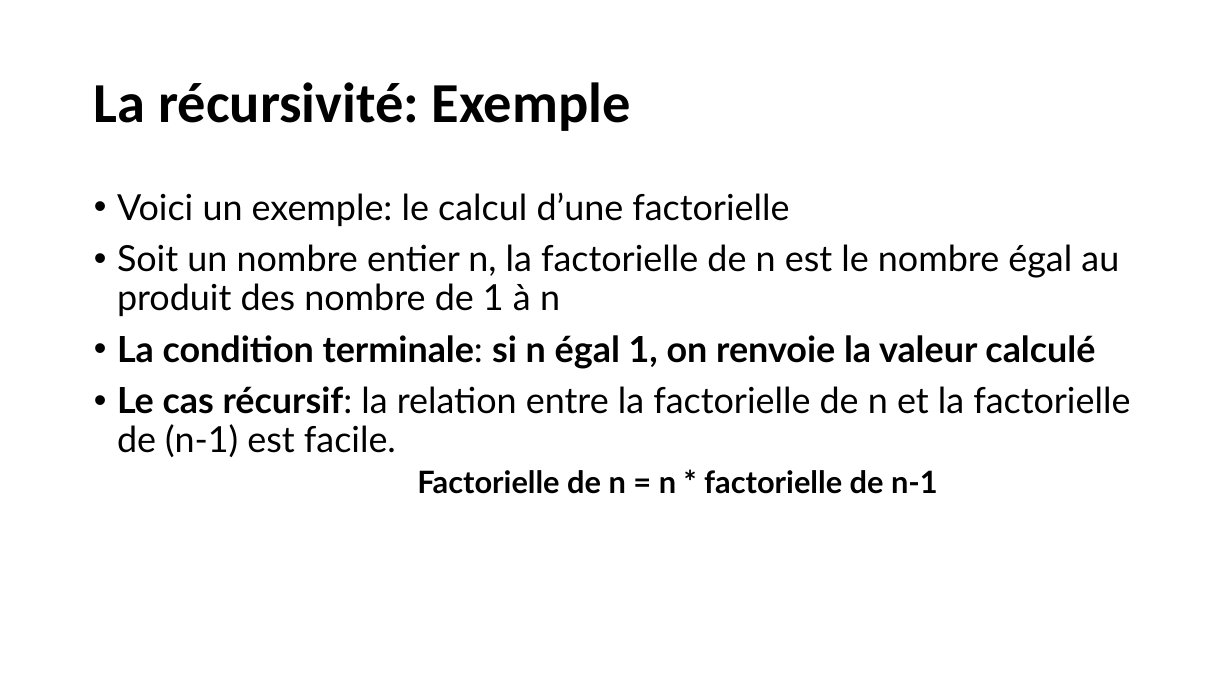
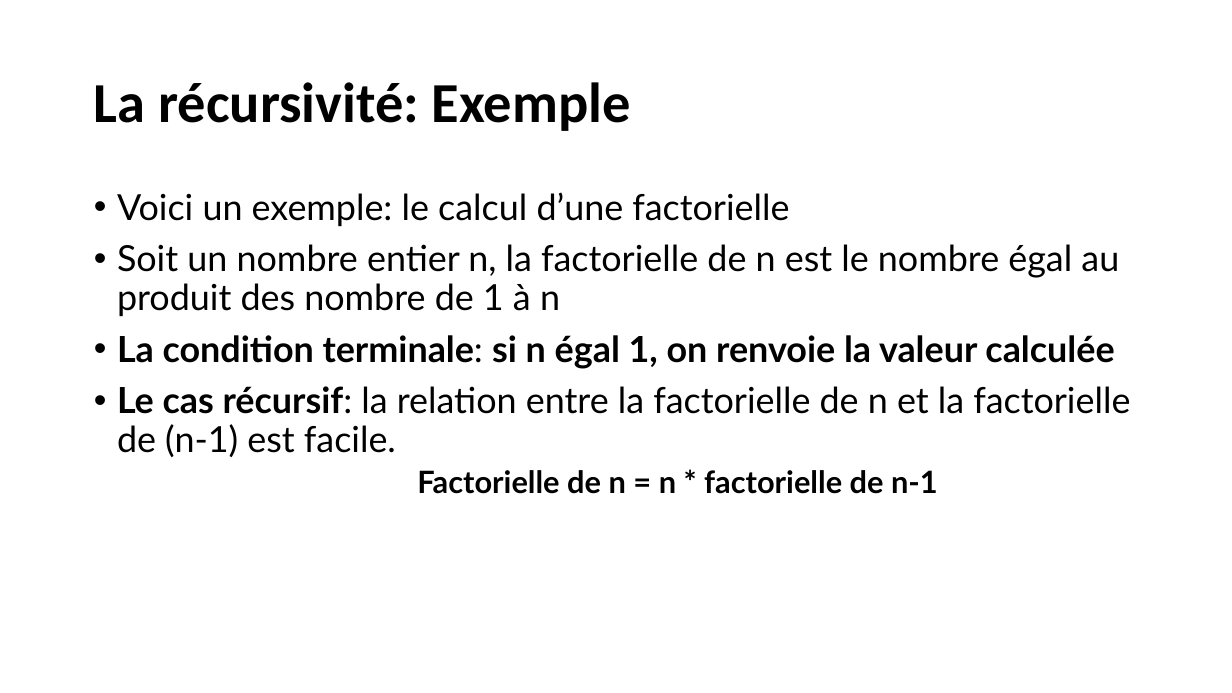
Before and after one commit to AAFINSYS/Formation-Cegos-Python-LI248, a slide deck: slide 64 of Python init ib LI248.pptx (slide 54 before the commit). Drawn at 1232x693 pixels with LibreOffice and Linux fonts; fonts in the diff are those of the drawing; background and template pictures are left out. Boxes give left, top, right and bottom in pixels: in the first picture for what was removed or moved away, otherwise in the second. Text is boxed around its words. In the diff, an @@ line names an element or a change of style, - is before the commit and + after.

```diff
--- a/Python init ib LI248.pptx
+++ b/Python init ib LI248.pptx
@@ text at (117,335,1114,369): text changed @@
-• La condition terminale: si n égal 1, on renvoie la valeur calculé
+• La condition terminale: si n égal 1, on renvoie la valeur calculée
```
Also in this commit, not shown: 5 other slides changed, 11 slides added, 1 slide removed.
